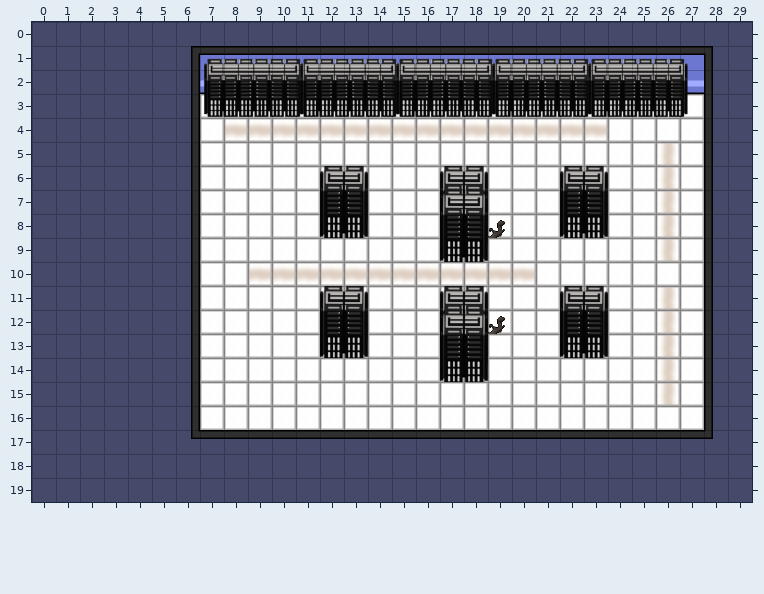
Level history. Tiled map (JSON): src/assets/tilemaps/example.tilemap.json. That is the earlier state.
Cells are 32x32 px. Shown: x 0..29, y 0..19.
After:
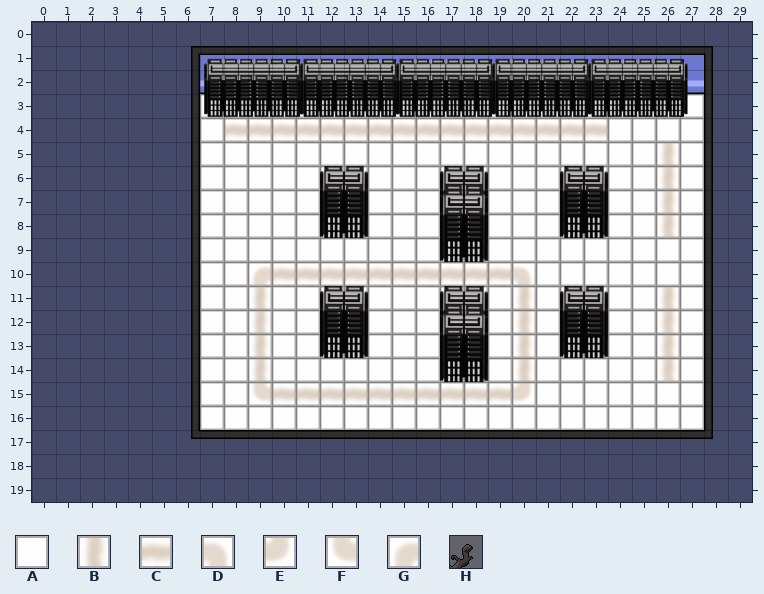
Key: from "assest": A 27 "g4", B 46 "mud10", C 48 "mud11", D 75 "mud12", E 76 "mud13", F 77 "mud14", G 78 "mud15"; from "example_tileset": H 381.
_ is an empty cell.
Tiles replaced or removed in this view: A, B, C, H.
Difference:
Changed rows in their new state; . is an unchanged cell.
Layer "base_tiles":
first column x 9:
10 G..........D......
11 B..........B......
12 B..........B......
13 B..........B......
14 B..........B......
15 FCCCCCCCCCCE.....A
Layer "collision_tiles":
first column x 9:
15 ____________....._
Layer "interactable_tiles" (now hidden):
first column x 9:
 8 .........._.......
 9 ................._
10 _.........._......
12 .........._.......
15 ................._
Pixel boxes of the changes (left, top, right, bottom) in both pictures:
removed: (488, 220, 505, 238)
removed: (660, 239, 677, 261)
changed: (249, 266, 535, 406)
changed: (660, 383, 677, 405)
